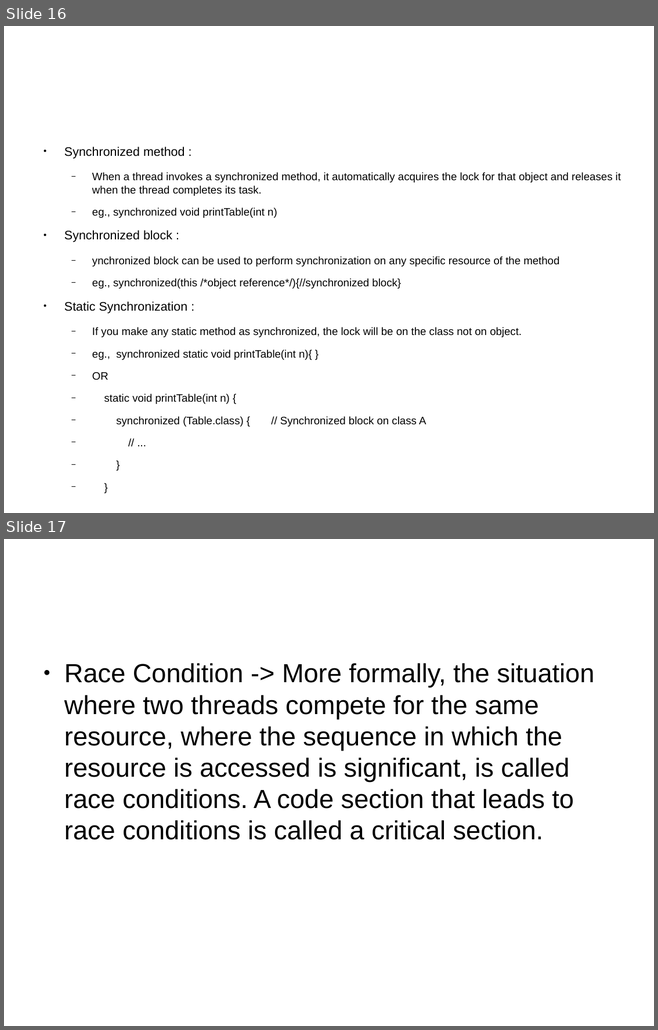
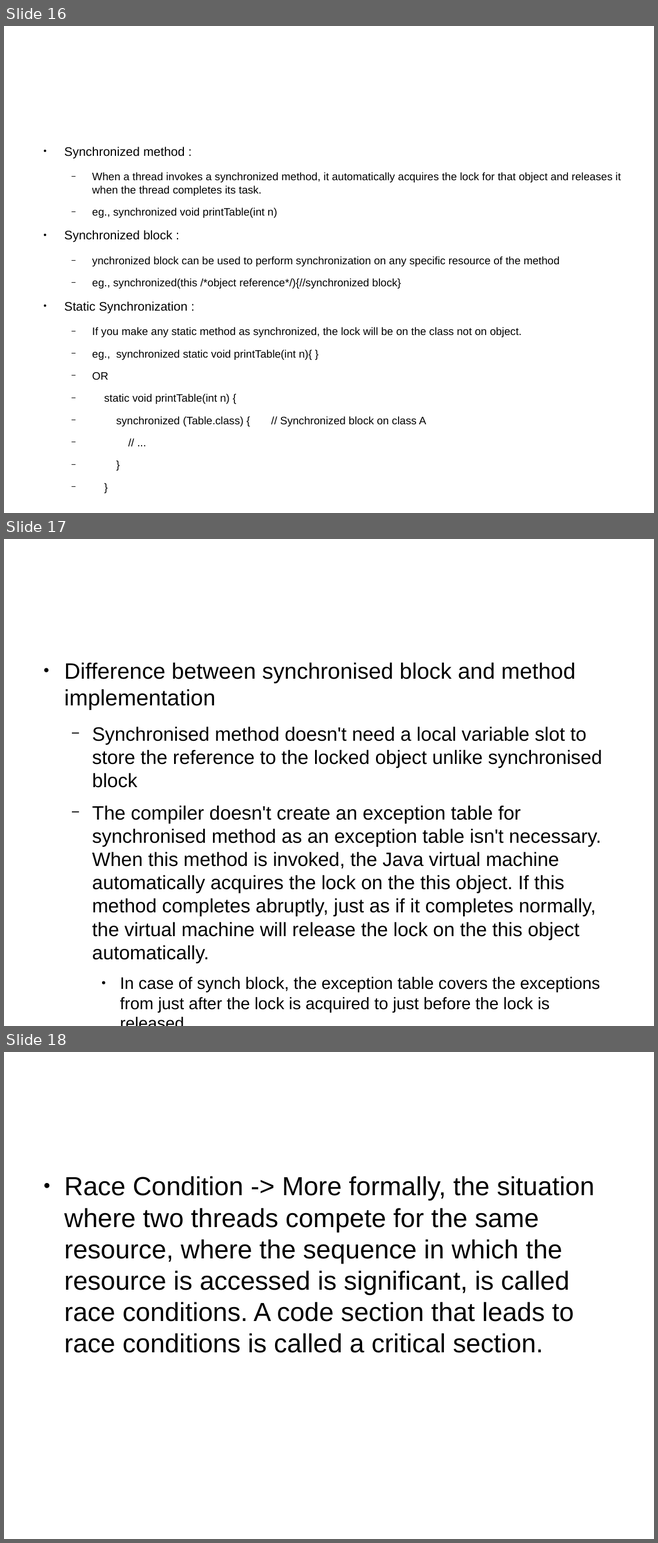
Before and after one commit to shikha-desai/Internship_PreWork, a slide deck: Java/Java_Notes.odp. Shown one above the other, each under a label of ours: slides 16 and 17 before the commit, slides 16, 17 and 18 after it. The pictures are 658x1030 and 658x1543 pixels, drawn with LibreOffice and Linux fonts; fonts in the diff are those of the drawing; background and template pictures are left out. Boxes give left, top, right and bottom in pixels: in the first picture for what was removed or moved away, otherwise in the second. Text is boxed around its words. In the diff, an @@ line names an element or a change of style, - is before the commit and + after.

Commit message:
Added monitor and locks in java

```diff
--- a/Java/Java_Notes.odp
+++ b/Java/Java_Notes.odp
@@ slide 17 added at (4,539,654,1026), background picture (left out) @@
@@ text added at (64,663,602,1012), 23.7 pt, text #000000 @@
+● Difference between synchronised block and method implementation
+  − Synchronised method doesn't need a local variable slot to store the reference to the locked object unlike synchronised block
+  − The compiler doesn't create an exception table for synchronised method as an exception table isn't necessary. When this method is invoked, the Java virtual machine automatically acquires the lock on the this object. If this method completes abruptly, just as if it completes normally, the virtual machine will release the lock on the this object automatically.
+    ● In case of synch block, the exception table covers the exceptions from just after the lock is acquired to just before the lock is released.
@@ what was slide 17 is now slide 18 @@
```
Also in this commit, not shown: 6 other slides added, 2 other files.
